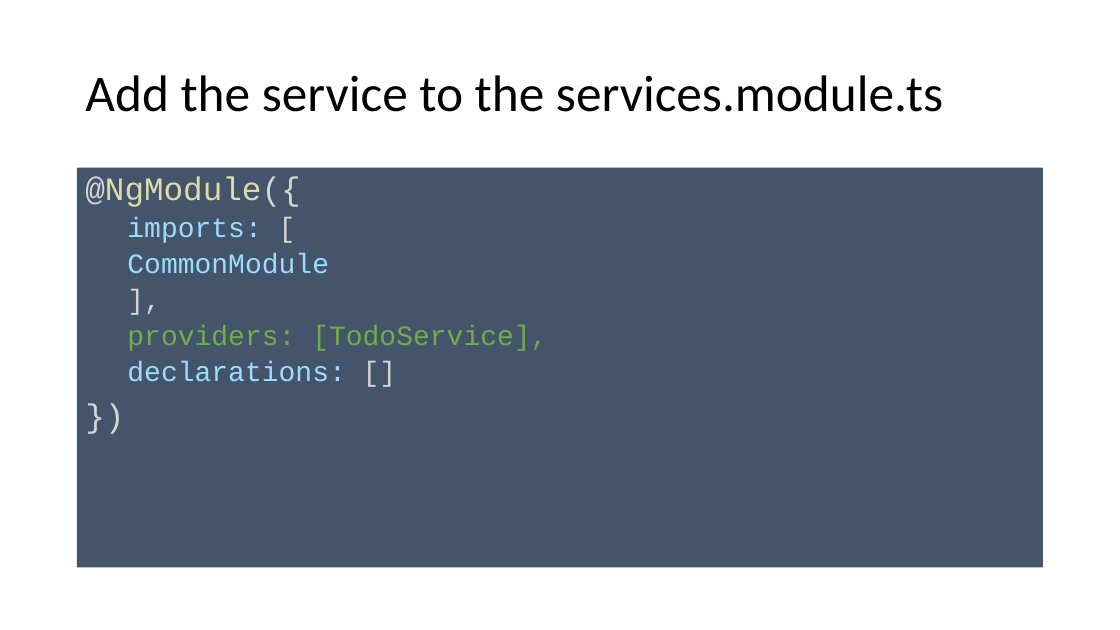
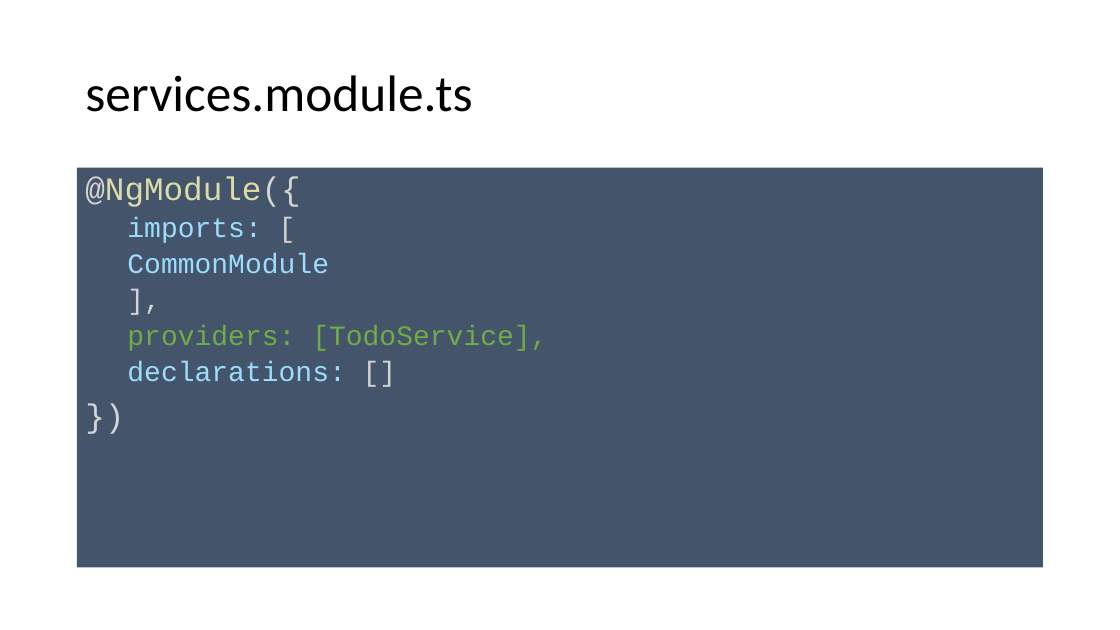
Before and after one commit to spirit-coding/todo-app-aj33349, a slide deck: slide 24 of Angular2.pptx (slide 23 before the commit). Drawn at 1120x630 pixels with LibreOffice and Linux fonts; fonts in the diff are those of the drawing. Boxes give left, top, right and bottom in pixels: in the first picture for what was removed or moved away, otherwise in the second. Text is boxed around its words. In the diff, an @@ line names an element or a change of style, - is before the commit and + after.

Commit message:
start service calls

```diff
--- a/Angular2.pptx
+++ b/Angular2.pptx
@@ title at bbox=[85, 75, 472, 112]: text changed @@
-Add the service to the services.module.ts
+services.module.ts
```
Also in this commit, not shown: 8 other slides changed, 5 slides added, 3 other files.
